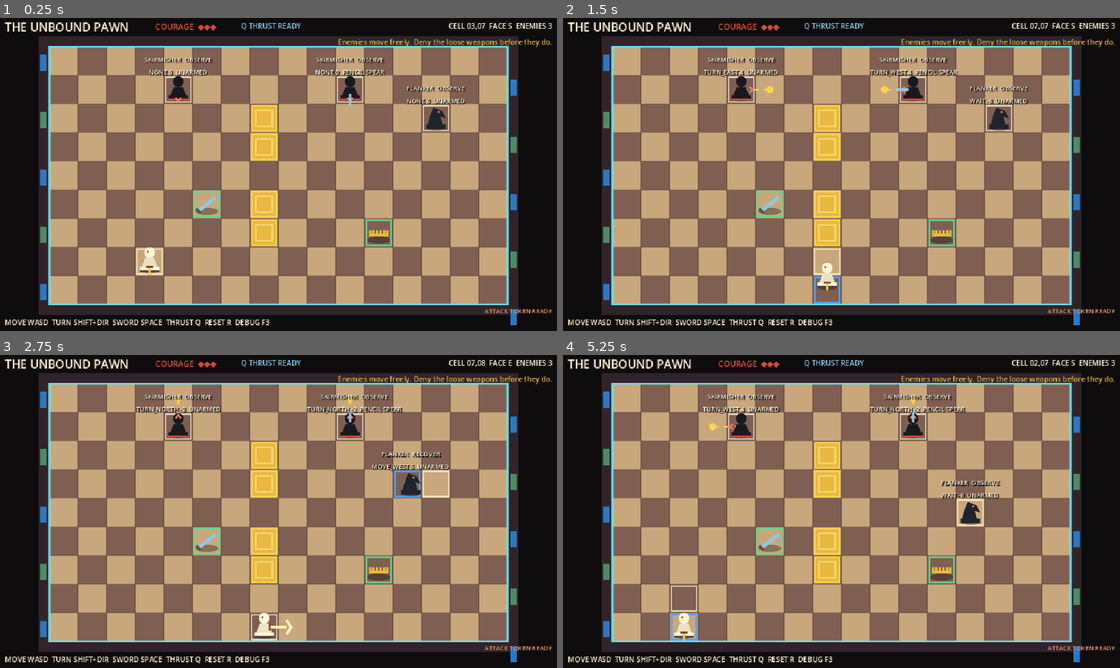
Above: before the commit, frames 1-4 (two rows, left to right).
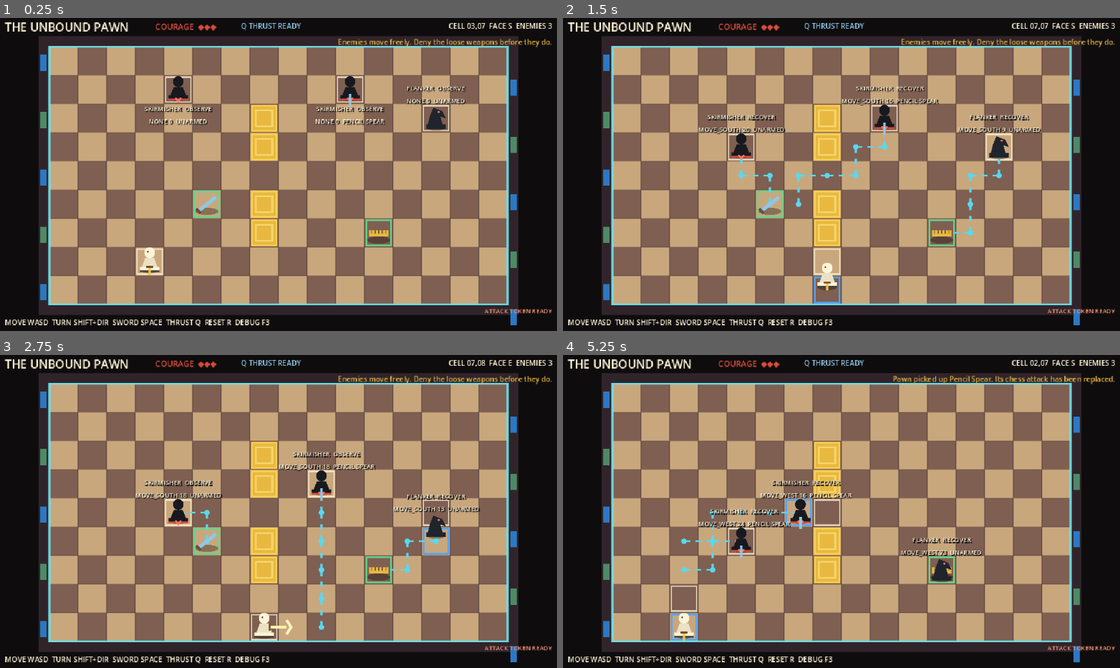
Above: after the commit, the same moments.

Repository: ThachCoder2k2/2d-hess-game-rpg
Game: Godot game, scene res://scenes/main.tscn
Two runs of this game, one before a commit and one after it. Both use one fixed random seed, a clock stepped at 60 frames per second and the inputs below.
Inputs:
- Up to frame 1 (0.25 s): no input
- Up to frame 2 (1.5 s): hold D (move_right) 0.53-1.28 s; tap Space (attack) at 0.6, 1.35 s; hold S (move_down) from 1.28 s (still down)
- Up to frame 3 (2.75 s): release S (move_down) at 2.03 s; hold D (move_right) from 2.03 s (still down); hold Shift (turn_mode) from 2.03 s (still down); tap Space (attack) at 2.3 s
- Up to frame 4 (5.25 s): release D (move_right) at 2.78 s; release Shift (turn_mode) at 2.78 s; hold W (move_up) 2.78-3.53 s; tap Space (attack) at 2.85, 3.6, 4.55, 5.1 s; hold A (move_left) 3.53-5.03 s; tap Shift (turn_mode) at 4.35 s; hold S (move_down) from 5.03 s (still down)

The runs differ from the first frame. In frame 1, 1.2% of the frame differs, in the area x 25-70%, y 12-35%; in frame 2, 3.9%; in frame 3, 4.2%; in frame 4, 4.7%, in the area x 21-99%, y 6-73%.

Commit message:
Stabilize enemy pursuit and routing

Diff:
--- a/scripts/actors/free_enemy.gd
+++ b/scripts/actors/free_enemy.gd
@@ -23,7 +23,12 @@
 var archetype: EnemyArchetype
 var current_intent: EnemyIntent
 var action_memory: Array[StringName] = []
+var recent_cells: Array[Vector2i] = []
 var last_move_direction := Vector2i.ZERO
+var committed_goal := Vector2i(-999, -999)
+var committed_goal_kind: StringName = &"none"
+var committed_target_snapshot := Vector2i(-999, -999)
+var goal_decisions_left := 0
 var state := State.OBSERVE
 var state_time := 0.0
 var flash_time := 0.0
@@ -36,6 +41,7 @@
 func _ready() -> void:
 	_ensure_ai_data()
 	_create_debug_label()
+	_ensure_step_tracking()
 
 
 func create_attack_pattern() -> AttackPattern:
@@ -48,10 +54,12 @@
 
 func activate(hero: PawnHero, encounter_director: EncounterDirector) -> void:
 	_ensure_ai_data()
+	_ensure_step_tracking()
 	target = hero
 	director = encounter_director
 	state = State.OBSERVE
 	state_time = think_time
+	recent_cells = [current_cell]
 	queue_redraw()
 	_update_debug_label()
 
@@ -129,15 +137,17 @@
 	if weapon == null and grid_world.item_at(context.self_cell) is WeaponPickup:
 		intents.append(EnemyIntent.pickup(archetype.pickup_score + 50.0))
 
-	var pursuit_cell := context.hero_cell
-	if weapon == null:
-		var nearest_item := _nearest_item_cell(context.item_cells)
-		if nearest_item != Vector2i(-999, -999):
-			pursuit_cell = nearest_item
+	var pursuit_cell := _get_pursuit_goal(context)
+	var next_path_cell := grid_world.get_next_path_cell(self, context.self_cell, pursuit_cell)
+	var has_fresh_move := false
+	for destination in context.legal_moves:
+		if destination not in recent_cells:
+			has_fresh_move = true
+			break
 
 	for destination in context.legal_moves:
 		var direction := destination - context.self_cell
-		var score := _score_destination(destination, direction, pursuit_cell, context)
+		var score := _score_destination(destination, direction, pursuit_cell, next_path_cell, has_fresh_move, context)
 		intents.append(EnemyIntent.move(destination, direction, score))
 
 	if attack_pattern.uses_facing or weapon != null:
@@ -155,7 +165,8 @@
 
 	intents.append(EnemyIntent.wait(archetype.wait_score))
 	for intent in intents:
-		intent.score -= float(action_memory.count(intent.action_id)) * archetype.repetition_penalty
+		if not String(intent.action_id).begins_with("move_"):
+			intent.score -= float(action_memory.count(intent.action_id)) * archetype.repetition_penalty
 	return intents
 
 
@@ -201,10 +212,17 @@
 			state_time = think_time * 0.65
 
 
-func _score_destination(destination: Vector2i, direction: Vector2i, pursuit_cell: Vector2i, context: EnemyContext) -> float:
-	var old_distance := _manhattan(context.self_cell, pursuit_cell)
-	var new_distance := _manhattan(destination, pursuit_cell)
+func _score_destination(destination: Vector2i, direction: Vector2i, pursuit_cell: Vector2i, next_path_cell: Vector2i, penalize_recent: bool, context: EnemyContext) -> float:
+	var old_distance := grid_world.get_path_distance(self, context.self_cell, pursuit_cell)
+	var new_distance := grid_world.get_path_distance(self, destination, pursuit_cell)
+	if old_distance >= 999999 or new_distance >= 999999:
+		old_distance = _manhattan(context.self_cell, pursuit_cell)
+		new_distance = _manhattan(destination, pursuit_cell)
 	var score := float(old_distance - new_distance) * archetype.distance_score
+	if destination == next_path_cell:
+		score += 18.0
+	if penalize_recent and destination in recent_cells:
+		score -= 30.0
 	if weapon == null and grid_world.item_at(destination) is WeaponPickup:
 		score += archetype.pickup_score
 	if context.hero_cell in get_attack_cells(destination, direction):
@@ -222,11 +240,61 @@
 	var result := Vector2i(-999, -999)
 	var best_distance := 999999
 	for cell in item_cells:
-		var distance := _manhattan(current_cell, cell)
+		if not grid_world.is_plannable_cell(self, cell):
+			continue
+		var distance := grid_world.get_path_distance(self, current_cell, cell)
 		if distance < best_distance:
 			best_distance = distance
 			result = cell
 	return result
+
+
+func _get_pursuit_goal(context: EnemyContext) -> Vector2i:
+	if _goal_is_valid(context) and goal_decisions_left > 0:
+		goal_decisions_left -= 1
+		return committed_goal
+	var item_goal := Vector2i(-999, -999)
+	if weapon == null:
+		item_goal = _nearest_item_cell(context.item_cells)
+	if item_goal != Vector2i(-999, -999):
+		committed_goal = item_goal
+		committed_goal_kind = &"weapon"
+	else:
+		committed_goal = _find_attack_setup_goal(context)
+		committed_goal_kind = &"attack_setup"
+		committed_target_snapshot = context.hero_cell
+	goal_decisions_left = 2
+	return committed_goal
+
+
+func _goal_is_valid(context: EnemyContext) -> bool:
+	if committed_goal_kind == &"weapon":
+		return weapon == null and committed_goal in context.item_cells and current_cell != committed_goal
+	if committed_goal_kind == &"attack_setup":
+		return committed_target_snapshot == context.hero_cell and grid_world.is_plannable_cell(self, committed_goal)
+	return false
+
+
+func _find_attack_setup_goal(context: EnemyContext) -> Vector2i:
+	var best_cell := context.hero_cell
+	var best_distance := 999999
+	for y in range(grid_world.bounds.position.y, grid_world.bounds.end.y):
+		for x in range(grid_world.bounds.position.x, grid_world.bounds.end.x):
+			var candidate := Vector2i(x, y)
+			if not grid_world.is_plannable_cell(self, candidate):
+				continue
+			var can_attack_from_cell := false
+			for direction: Vector2i in [Vector2i.UP, Vector2i.DOWN, Vector2i.LEFT, Vector2i.RIGHT]:
+				if context.hero_cell in get_attack_cells(candidate, direction):
+					can_attack_from_cell = true
+					break
+			if not can_attack_from_cell:
+				continue
+			var distance := grid_world.get_path_distance(self, context.self_cell, candidate)
+			if distance < best_distance:
+				best_distance = distance
+				best_cell = candidate
+	return best_cell if best_distance < 999999 else context.hero_cell
 
 
 func _resolve_attack() -> void:
@@ -277,11 +345,22 @@
 		action_memory.pop_front()
 
 
+func _on_enemy_step_finished(destination: Vector2i) -> void:
+	recent_cells.append(destination)
+	if recent_cells.size() > 6:
+		recent_cells.pop_front()
+
+
 func _ensure_ai_data() -> void:
 	if attack_pattern == null:
 		attack_pattern = create_attack_pattern()
 	if archetype == null:
 		archetype = create_archetype()
+
+
+func _ensure_step_tracking() -> void:
+	if not step_finished.is_connected(_on_enemy_step_finished):
+		step_finished.connect(_on_enemy_step_finished)
 
 
 func _create_debug_label() -> void:
@@ -313,6 +392,7 @@
 		action = String(current_intent.action_id).to_upper()
 		score = current_intent.score
 	var equipment := "UNARMED" if weapon == null else weapon.display_name.to_upper()
+	debug_label.position.y = 16.0 if position.y < 92.0 else -39.0
 	debug_label.text = "%s  %s\n%s %.0f  %s" % [
 		String(archetype.role).to_upper(),
 		State.keys()[state],
--- a/scripts/core/grid_world.gd
+++ b/scripts/core/grid_world.gd
@@ -135,6 +135,49 @@
 	return cells
 
 
+func get_grid_path(actor: Node, origin: Vector2i, goal: Vector2i) -> Array[Vector2i]:
+	if not is_inside(origin) or not is_inside(goal):
+		return []
+	var pathfinder := AStarGrid2D.new()
+	pathfinder.region = bounds
+	pathfinder.cell_size = Vector2.ONE
+	pathfinder.diagonal_mode = AStarGrid2D.DIAGONAL_MODE_NEVER
+	pathfinder.update()
+	for cell: Vector2i in blocked_cells:
+		pathfinder.set_point_solid(cell)
+	for cell: Vector2i in occupied_cells:
+		if occupied_cells[cell] != actor and cell != goal:
+			pathfinder.set_point_solid(cell)
+	for cell: Vector2i in reservations:
+		if reservations[cell] != actor and cell != goal:
+			pathfinder.set_point_solid(cell)
+	var packed_path := pathfinder.get_id_path(origin, goal)
+	var path: Array[Vector2i] = []
+	for cell in packed_path:
+		path.append(cell)
+	return path
+
+
+func get_path_distance(actor: Node, origin: Vector2i, goal: Vector2i) -> int:
+	var path := get_grid_path(actor, origin, goal)
+	return path.size() - 1 if not path.is_empty() else 999999
+
+
+func get_next_path_cell(actor: Node, origin: Vector2i, goal: Vector2i) -> Vector2i:
+	var path := get_grid_path(actor, origin, goal)
+	return path[1] if path.size() > 1 else origin
+
+
+func is_plannable_cell(actor: Node, cell: Vector2i) -> bool:
+	if not is_walkable(cell):
+		return false
+	if occupied_cells.has(cell) and occupied_cells[cell] != actor:
+		return false
+	if reservations.has(cell) and reservations[cell] != actor:
+		return false
+	return true
+
+
 func get_cardinal_destinations(actor: Node, origin: Vector2i) -> Array[Vector2i]:
 	var destinations: Array[Vector2i] = []
 	for direction: Vector2i in [Vector2i.UP, Vector2i.DOWN, Vector2i.LEFT, Vector2i.RIGHT]:
--- a/scripts/world/prototype_board.gd
+++ b/scripts/world/prototype_board.gd
@@ -136,12 +136,22 @@
 func _draw_intent_path(enemy: FreeEnemy, intent: EnemyIntent) -> void:
 	var start := enemy.position
 	var color := _intent_color(intent.type)
+	if intent.type == EnemyIntent.Type.MOVE:
+		var goal := enemy.committed_goal if grid_world.is_inside(enemy.committed_goal) else intent.destination
+		var route := grid_world.get_grid_path(enemy, enemy.current_cell, goal)
+		var segment_start := start
+		if route.size() <= 1:
+			route = [enemy.current_cell, intent.destination]
+		for index in range(1, route.size()):
+			var segment_end := grid_world.cell_to_world(route[index])
+			draw_dashed_line(segment_start, segment_end, color, 2.0, 6.0)
+			draw_circle(segment_end, 3.0, color)
+			segment_start = segment_end
+		return
 	var targets: Array[Vector2i] = []
 	match intent.type:
 		EnemyIntent.Type.ATTACK:
 			targets = intent.target_cells
-		EnemyIntent.Type.MOVE:
-			targets = [intent.destination]
 		EnemyIntent.Type.TURN:
 			var turn_target := enemy.current_cell + intent.direction
 			targets = [turn_target]
--- a/tests/run_tests.gd
+++ b/tests/run_tests.gd
@@ -29,6 +29,16 @@
 	_expect(world.add_block(Vector2i(6, 4)), "empty cell accepts a block")
 	_expect(not world.can_begin_move(actor_a, Vector2i(6, 4)), "blocked cell rejects movement")
 	_expect(not world.add_block(Vector2i(4, 2)), "occupied cell rejects a block")
+
+	var path_world := GridWorld.new()
+	root.add_child(path_world)
+	var path_actor := Node.new()
+	root.add_child(path_actor)
+	_expect(path_world.register_actor(path_actor, Vector2i(1, 1)), "pathfinding actor registers")
+	path_world.add_block(Vector2i(2, 1))
+	var routed_path := path_world.get_grid_path(path_actor, Vector2i(1, 1), Vector2i(3, 1))
+	_expect(routed_path.size() > 3 and Vector2i(2, 1) not in routed_path, "A* path routes around blocked cells")
+	_expect(path_world.get_next_path_cell(path_actor, Vector2i(1, 1), Vector2i(3, 1)) != Vector2i(2, 1), "next path cell never enters a blocker")
 
 	var hero := PawnHero.new()
 	root.add_child(hero)
@@ -133,6 +143,13 @@
 			found_threatening_turn = true
 	_expect(found_threatening_turn, "pawn recognizes a turn that creates diagonal pressure")
 
+	var occupied_pickup := WeaponPickup.new()
+	root.add_child(occupied_pickup)
+	_expect(occupied_pickup.setup(ai_world, ai_hero.current_cell, EnemyWeapon.pencil_spear()), "occupied weapon objective registers")
+	_expect(thinking_pawn._nearest_item_cell([ai_hero.current_cell]) == Vector2i(-999, -999), "enemy rejects an occupied weapon as a movement goal")
+	var setup_goal := thinking_pawn._find_attack_setup_goal(turn_context)
+	_expect(setup_goal != ai_hero.current_cell and ai_world.is_plannable_cell(thinking_pawn, setup_goal), "enemy chooses a reachable attack-setup cell around the player")
+
 	_expect(ai_director.can_request_attack(thinking_pawn), "director reports an available attack token")
 	ai_director.request_attack(thinking_pawn)
 	_expect(not ai_director.can_request_attack(knight), "director exposes token denial to other enemy decisions")
Not shown, changed: findings.md
Not shown, changed: progress.md
Not shown, changed: task_plan.md
